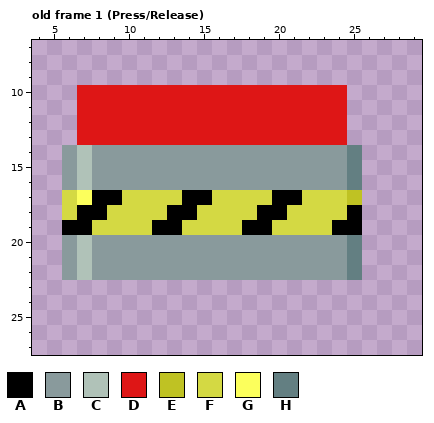
Two versions of one pixel-art file, assets/textures/button.aseprite. Above: the version before the commit.
32x32 pixels, 11 frames. Shown: old frame 1 (Press/Release): x 4..29, y 7..27. The commit also changed other frames, which this record leaves out.
Palette (. is transparent): A #000000  B #899a9c  C #b0c2b8  D #de1616  E #bfc223  F #d4d943  G #fcff5c  H #637f82
Pixels before, old frame 1 (Press/Release), first column x 6:
10 .DDDDDDDDDDDDDDDDDD.
11 .DDDDDDDDDDDDDDDDDD.
12 .DDDDDDDDDDDDDDDDDD.
13 .DDDDDDDDDDDDDDDDDD.
14 BCBBBBBBBBBBBBBBBBBH
15 BCBBBBBBBBBBBBBBBBBH
16 BCBBBBBBBBBBBBBBBBBH
17 FGAAFFFFAAFFFFAAFFFE
18 FAAFFFFAAFFFFAAFFFFA
19 AAFFFFAAFFFFAAFFFFAA
20 BCBBBBBBBBBBBBBBBBBH
21 BCBBBBBBBBBBBBBBBBBH
22 BCBBBBBBBBBBBBBBBBBH
After the commit:
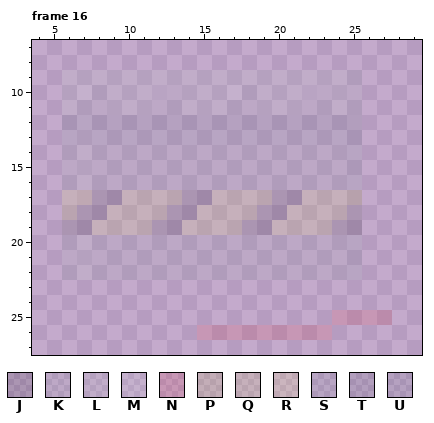
Colours new in this view: J #00000020  K #899a9c20  L #b0c2b820  M #ceded520  N #de161620  P #bfc22320  Q #d4d94320  R #fcff5c20  S #637f8220  T #33475220  U #49606920
A new or re-ordered frame is compared with the old frame closest to it.
Author's note on the commit: BaseButton: Update spritesheet
Difference:
frames 11 -> 22
layer "button Copy" now shown
Changed rows in their new state; - is an unchanged pixel.
Frame 16 is new; against old frame 1 (Press/Release), layers "button", "button Copy":
first column x 6:
 9 LLLLLLLLLLLLLLLLLLLK--
10 LMKLLLMKLLLMKLLLMKLK--
11 LKKLLLKKLLLKKLLLKKLK--
12 USUUUUUUUUUUUUUUUUUT--
13 SKSSSSSSSSSSSSSSSSSU--
14 KLKKKKKKKKKKKKKKKKKS--
15 KLKKKKKKKKKKKKKKKKKS--
16 KLKKKKKKKKKKKKKKKKKS--
17 QRJJQQQQJJQQQQJJQQQP--
18 QJJQQQQJJQQQQJJQQQQJ--
19 JJQQQQJJQQQQJJQQQQJJ--
20 KLKKKKKKKKKKKKKKKKKS--
21 KLKKKKKKKKKKKKKKKKKS--
22 KLKKKKKKKKKKKKKKKKKS--
25 ------------------NNNN
26 ---------NNNNNNNNN----
